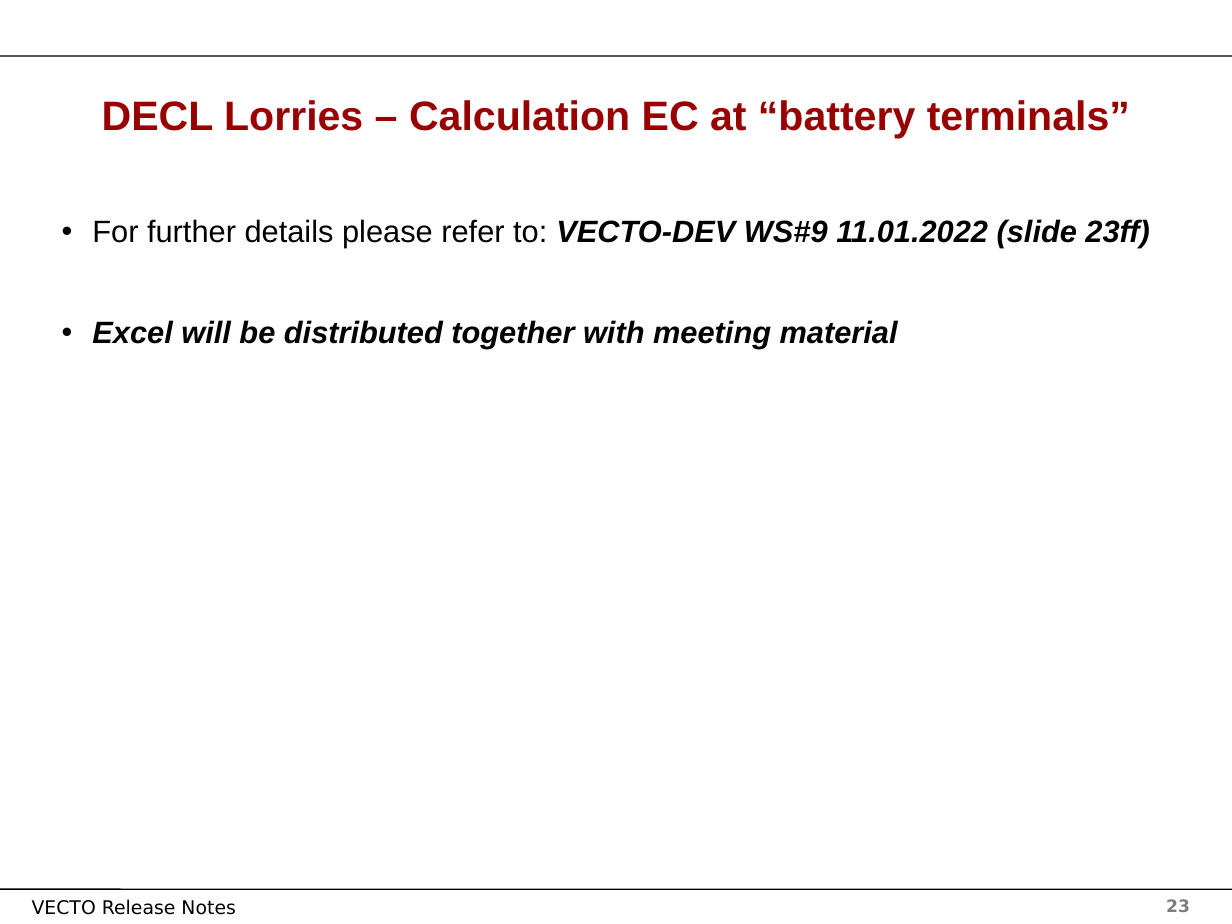
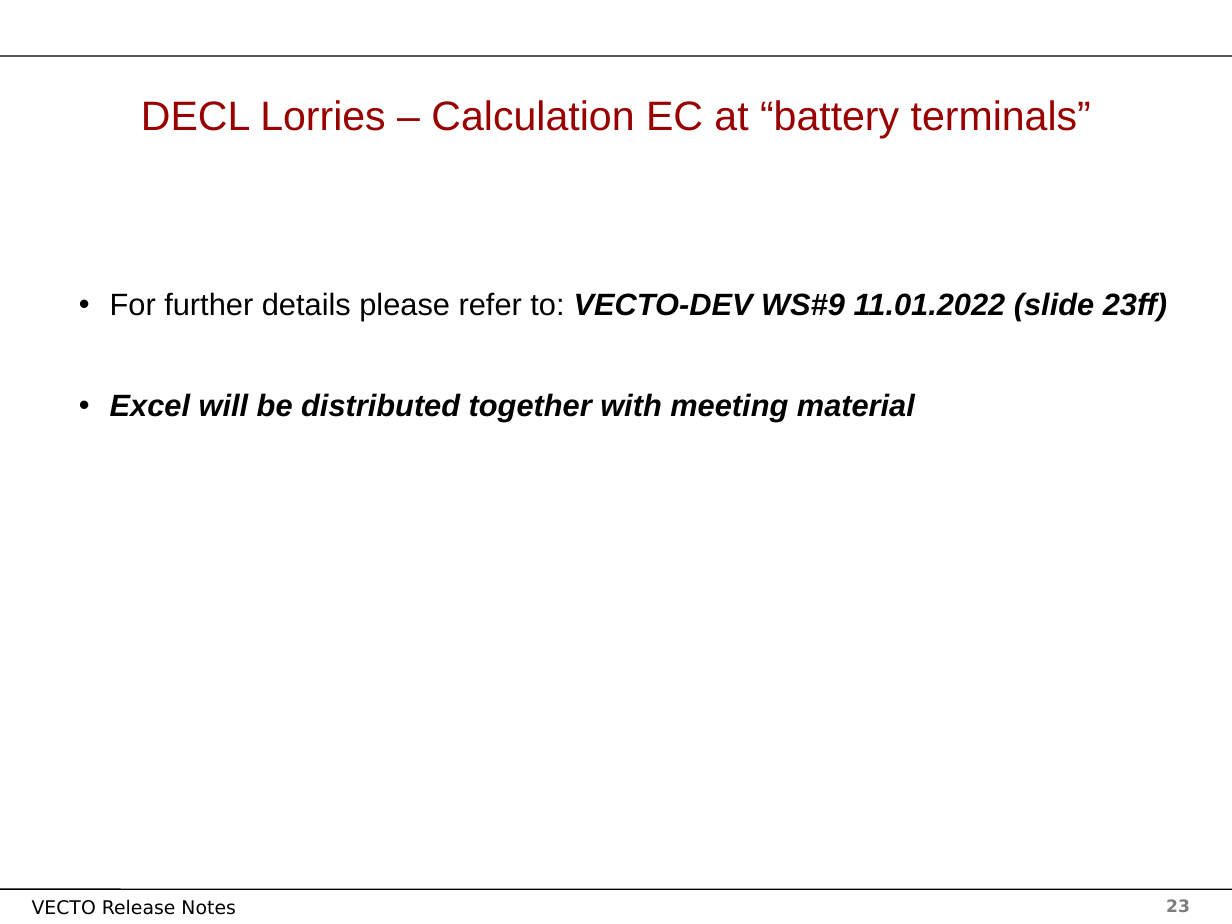
Before and after one commit to tanawadeatharva/BharatVECTO, a slide deck: slide 23 of Documentation/User Manual Source/Release Notes Vecto3.x.pptx. Drawn at 1232x924 pixels with LibreOffice and Linux fonts; fonts in the diff are those of the drawing; background and template pictures are left out. Boxes give left, top, right and bottom in pixels: in the first picture for what was removed or moved away, otherwise in the second. Text is boxed around its words. In the diff, an @@ line names an element or a change of style, - is before the commit and + after.

```diff
--- a/Documentation/User Manual Source/Release Notes Vecto3.x.pptx
+++ b/Documentation/User Manual Source/Release Notes Vecto3.x.pptx
@@ title "DECL Lorries – Calculation EC ..." at [141, 100, 1091, 138]: bold off @@
@@ text "For further details please refer ...": place and size @@
-text "For further details please refer ..." at [92, 219, 1149, 349]
+text "For further details please refer ..." at [110, 292, 1167, 422]
```
Also in this commit, not shown: 30 other slides changed.
